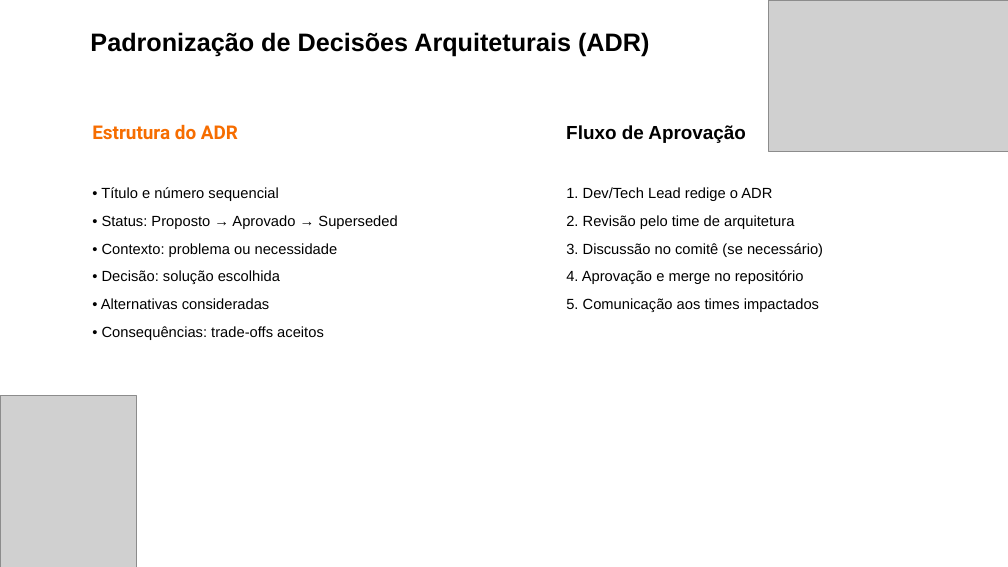
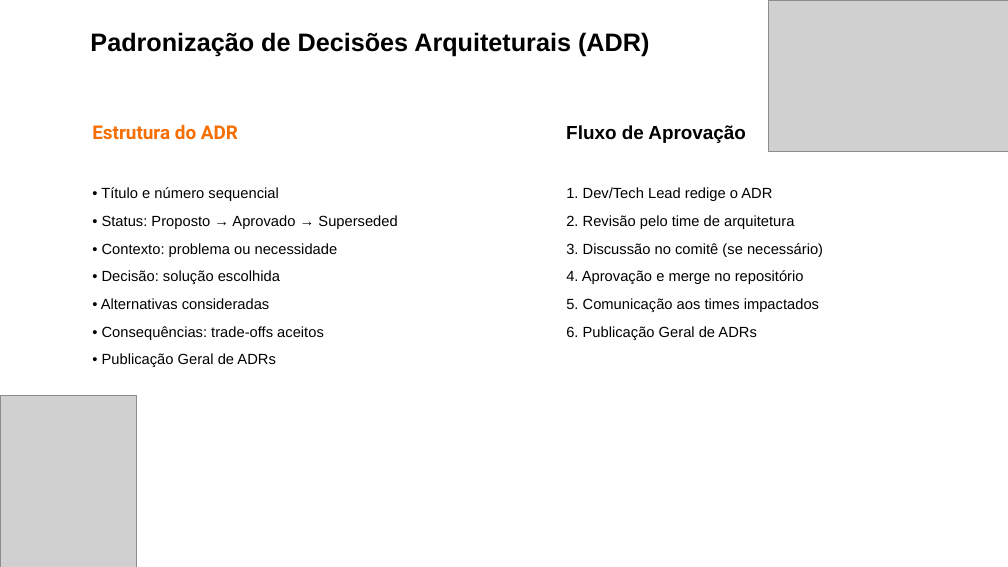
Before and after one commit to clayton-devplus/files, a slide deck: slide 9 of arch/comite-arquitetura-techfin-template.pptx. Drawn at 1008x567 pixels with LibreOffice and Linux fonts; fonts in the diff are those of the drawing; grey boxes stand for pictures. Boxes give left, top, right and bottom in pixels: in the first picture for what was removed or moved away, otherwise in the second. Text is boxed around its words. In the diff, an @@ line names an element or a change of style, - is before the commit and + after.

```diff
--- a/arch/comite-arquitetura-techfin-template.pptx
+++ b/arch/comite-arquitetura-techfin-template.pptx
@@ text at bbox=[566, 326, 756, 340]: paragraph added @@
+6. Publicação Geral de ADRs
@@ text at bbox=[102, 353, 275, 367]: paragraph added @@
+• Publicação Geral de ADRs
```
Also in this commit, not shown: 2 other slides changed, 1 other file.
